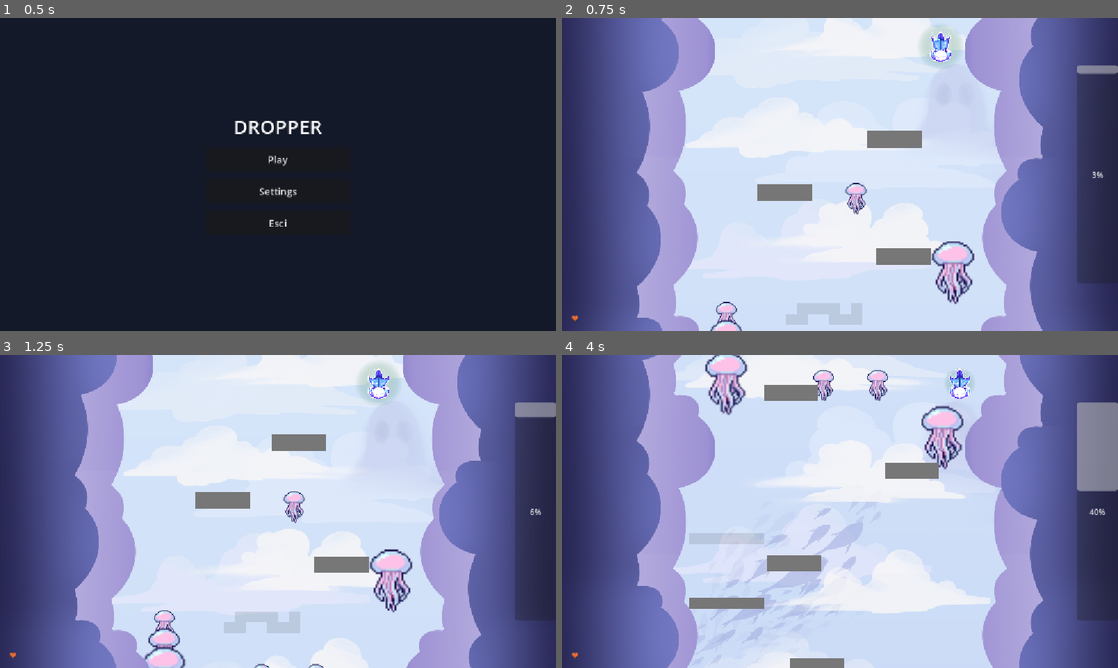
Above: before the commit, frames 1-4 (two rows, left to right).
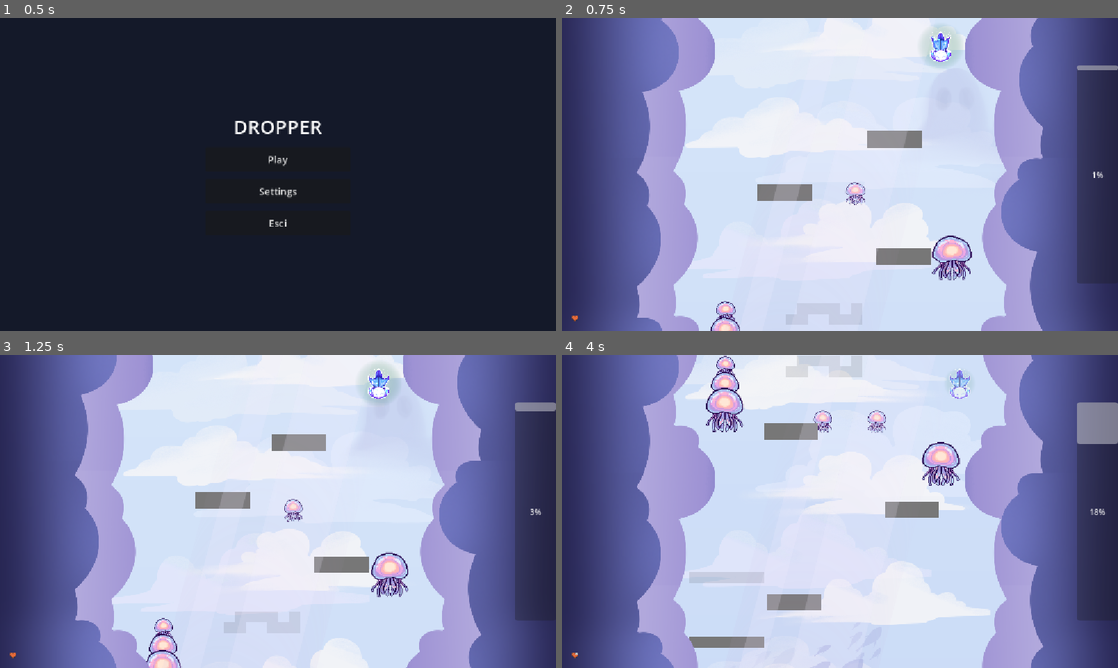
Above: after the commit, the same moments.

Repository: crissoll/Fail-Safe-Game-Jam
Game: Godot game, scene res://scenes/home_menu.tscn
Same seed, same stepped clock (60 frames per second), same inputs: the game is played once before the commit and once after it.
Inputs:
- Up to frame 1 (0.5 s): no input
- Up to frame 2 (0.75 s): click "Play" at 0.5 s
- Up to frame 3 (1.25 s): no input
- Up to frame 4 (4 s): tap Enter (reset_level) at 1.25 s; hold D (right) 1.28-2.03 s; tap Space (switch_dimension) every 0.75 s from 1.35 to 3.6 s; hold Up (slow_down) 2.03-2.78 s; hold D (right) from 2.78 s (still down)

Frame 1 is identical in both runs. In frame 2, 2.4% of the frame differs, in the area x 26-100%, y 15-100%; in frame 3, 2.9%; in frame 4, 25%, in the area x 2-100%, y 0-100%.

Commit message:
jellyfish & bg
- jellyfish spritesheet imported
-game manager NODE removed from the main scene due to issues (the script is still there and working)
-jellyfish oscillation
- jellyfish now make you bounce in the descend part and inflict damage in the ascension
- fish animations in the background added

Diff:
--- a/first-prototype----dropper-/scenes/background.tscn
+++ b/first-prototype----dropper-/scenes/background.tscn
@@ -16,7 +16,7 @@
 
 [sub_resource type="Animation" id="Animation_l5f8m"]
 resource_name = "FishSwim"
-length = 25.0
+length = 19.166666
 loop_mode = 1
 tracks/0/type = "value"
 tracks/0/imported = false
@@ -28,7 +28,7 @@
 "times": PackedFloat32Array(3.833333, 8.833333, 13.833333),
 "transitions": PackedFloat32Array(1, 1, 1),
 "update": 0,
-"values": [Vector2(-202, 416), Vector2(9, 242), Vector2(204, 106)]
+"values": [Vector2(-202, 1200), Vector2(9, 700), Vector2(204, 350)]
 }
 tracks/1/type = "value"
 tracks/1/imported = false
@@ -42,6 +42,42 @@
 "update": 0,
 "values": [Color(1, 1, 1, 0), Color(1, 1, 1, 0.7019608), Color(1, 1, 1, 0.69803923), Color(1, 1, 1, 0)]
 }
+tracks/2/type = "value"
+tracks/2/imported = false
+tracks/2/enabled = true
+tracks/2/path = NodePath("FishSchool2:modulate")
+tracks/2/interp = 1
+tracks/2/loop_wrap = true
+tracks/2/keys = {
+"times": PackedFloat32Array(10.299998, 12.833332, 16, 19.066668),
+"transitions": PackedFloat32Array(1, 1, 1, 1),
+"update": 0,
+"values": [Color(1, 1, 1, 0), Color(1, 1, 1, 0.7019608), Color(1, 1, 1, 0.69803923), Color(1, 1, 1, 0)]
+}
+tracks/3/type = "value"
+tracks/3/imported = false
+tracks/3/enabled = true
+tracks/3/path = NodePath("FishSchool2:position")
+tracks/3/interp = 1
+tracks/3/loop_wrap = true
+tracks/3/keys = {
+"times": PackedFloat32Array(10.166666, 12.233334, 12.833333, 14.833333, 16.666666, 18.4),
+"transitions": PackedFloat32Array(1, 1, 1, 1, 1, 1),
+"update": 0,
+"values": [Vector2(204, 1800), Vector2(98.597, 1900), Vector2(79.552, 1888.524), Vector2(13.862, 1800), Vector2(-96.192, 1870.983), Vector2(-202, 1900)]
+}
+tracks/4/type = "value"
+tracks/4/imported = false
+tracks/4/enabled = true
+tracks/4/path = NodePath("FishSchool2:rotation")
+tracks/4/interp = 1
+tracks/4/loop_wrap = true
+tracks/4/keys = {
+"times": PackedFloat32Array(10.2, 12.6, 14.733334, 18.4),
+"transitions": PackedFloat32Array(1, 1, 1, 1),
+"update": 0,
+"values": [-1.213003830136059, -0.6544984694978736, -0.5340707511102653, -0.825540736193318]
+}
 
 [sub_resource type="Animation" id="Animation_6vm3t"]
 length = 0.001
@@ -55,7 +91,7 @@
 "times": PackedFloat32Array(0),
 "transitions": PackedFloat32Array(1),
 "update": 0,
-"values": [Vector2(-202, 416)]
+"values": [Vector2(-202, 800)]
 }
 tracks/1/type = "value"
 tracks/1/imported = false
@@ -69,6 +105,30 @@
 "update": 0,
 "values": [Color(1, 1, 1, 0)]
 }
+tracks/2/type = "value"
+tracks/2/imported = false
+tracks/2/enabled = true
+tracks/2/path = NodePath("FishSchool2:position")
+tracks/2/interp = 1
+tracks/2/loop_wrap = true
+tracks/2/keys = {
+"times": PackedFloat32Array(0),
+"transitions": PackedFloat32Array(1),
+"update": 0,
+"values": [Vector2(-81.02666, 913.3333)]
+}
+tracks/3/type = "value"
+tracks/3/imported = false
+tracks/3/enabled = true
+tracks/3/path = NodePath("FishSchool2:rotation")
+tracks/3/interp = 1
+tracks/3/loop_wrap = true
+tracks/3/keys = {
+"times": PackedFloat32Array(0),
+"transitions": PackedFloat32Array(1),
+"update": 0,
+"values": [0.0]
+}
 
 [sub_resource type="AnimationLibrary" id="AnimationLibrary_8efq7"]
 _data = {
@@ -103,7 +163,6 @@
 texture = ExtResource("1_wisxt")
 
 [node name="Monster" type="ParallaxLayer" parent="ParallaxBackground3" unique_id=827258641]
-motion_scale = Vector2(1, 0)
 
 [node name="Sprite2D" type="Sprite2D" parent="ParallaxBackground3/Monster" unique_id=723888116]
 modulate = Color(1, 1, 1, 0.48235294)
@@ -112,17 +171,32 @@
 texture = ExtResource("2_1tmhi")
 
 [node name="FishLayer" type="ParallaxLayer" parent="ParallaxBackground3" unique_id=1347385805]
-motion_scale = Vector2(1, 0)
 
 [node name="FishSchool" type="Node2D" parent="ParallaxBackground3/FishLayer" unique_id=1241656484]
 modulate = Color(1, 1, 1, 0)
-position = Vector2(-202, 416)
+position = Vector2(-202, 800)
 
 [node name="Sprite2D" type="Sprite2D" parent="ParallaxBackground3/FishLayer/FishSchool" unique_id=1089289971]
 scale = Vector2(0.35, 0.35)
 texture = ExtResource("3_1tmhi")
 
-[node name="AnimationPlayer" type="AnimationPlayer" parent="ParallaxBackground3/FishLayer" unique_id=523029293]
+[node name="AnimationPlayer" type="AnimationPlayer" parent="ParallaxBackground3/FishLayer/FishSchool" unique_id=523029293]
+root_node = NodePath("../..")
+libraries/ = SubResource("AnimationLibrary_8efq7")
+autoplay = &"FishSwim"
+speed_scale = 1.87
+
+[node name="FishSchool2" type="Node2D" parent="ParallaxBackground3/FishLayer" unique_id=1699370712]
+modulate = Color(1, 1, 1, 0)
+position = Vector2(-81.02666, 913.3333)
+scale = Vector2(0.99999994, 0.99999994)
+
+[node name="Sprite2D" type="Sprite2D" parent="ParallaxBackground3/FishLayer/FishSchool2" unique_id=1945381140]
+scale = Vector2(-0.35, 0.35)
+texture = ExtResource("3_1tmhi")
+
+[node name="AnimationPlayer" type="AnimationPlayer" parent="ParallaxBackground3/FishLayer/FishSchool2" unique_id=1446293102]
+root_node = NodePath("../..")
 libraries/ = SubResource("AnimationLibrary_8efq7")
 autoplay = &"FishSwim"
 speed_scale = 1.87
@@ -159,7 +233,6 @@
 texture = ExtResource("5_8efq7")
 
 [node name="LightRay" type="ParallaxLayer" parent="ParallaxBackground" unique_id=2098930633]
-visible = false
 motion_scale = Vector2(1, 0)
 
 [node name="Sprite2D" type="Sprite2D" parent="ParallaxBackground/LightRay" unique_id=1462990843]
--- a/first-prototype----dropper-/scenes/game-objects/jellyfish.tscn
+++ b/first-prototype----dropper-/scenes/game-objects/jellyfish.tscn
@@ -1,22 +1,120 @@
 [gd_scene format=3 uid="uid://bfda0qeec7nmx"]
 
 [ext_resource type="Script" uid="uid://4s070rmivam7" path="res://scripts/classes/jellyfish.gd" id="1_7esg0"]
-[ext_resource type="Texture2D" uid="uid://d0nkhmiemt334" path="res://assets/Obstacles/jellyfish_neutral.png" id="2_jyieh"]
+[ext_resource type="Texture2D" uid="uid://dlusdtoy17q8t" path="res://assets/Obstacles/jellyfish_light_wobble_sheet.png" id="3_6gosj"]
 
 [sub_resource type="CapsuleShape2D" id="CapsuleShape2D_usvy1"]
+radius = 10.265
+
+[sub_resource type="CapsuleShape2D" id="CapsuleShape2D_nmvmi"]
+radius = 6.81
+height = 26.0
+
+[sub_resource type="AtlasTexture" id="AtlasTexture_buwln"]
+atlas = ExtResource("3_6gosj")
+region = Rect2(0, 0, 128, 128)
+
+[sub_resource type="AtlasTexture" id="AtlasTexture_c2y66"]
+atlas = ExtResource("3_6gosj")
+region = Rect2(128, 0, 128, 128)
+
+[sub_resource type="AtlasTexture" id="AtlasTexture_ye440"]
+atlas = ExtResource("3_6gosj")
+region = Rect2(256, 0, 128, 128)
+
+[sub_resource type="AtlasTexture" id="AtlasTexture_v3tm7"]
+atlas = ExtResource("3_6gosj")
+region = Rect2(384, 0, 128, 128)
+
+[sub_resource type="AtlasTexture" id="AtlasTexture_0ece2"]
+atlas = ExtResource("3_6gosj")
+region = Rect2(512, 0, 128, 128)
+
+[sub_resource type="AtlasTexture" id="AtlasTexture_icwti"]
+atlas = ExtResource("3_6gosj")
+region = Rect2(640, 0, 128, 128)
+
+[sub_resource type="AtlasTexture" id="AtlasTexture_pks6q"]
+atlas = ExtResource("3_6gosj")
+region = Rect2(768, 0, 128, 128)
+
+[sub_resource type="AtlasTexture" id="AtlasTexture_o0dun"]
+atlas = ExtResource("3_6gosj")
+region = Rect2(896, 0, 128, 128)
+
+[sub_resource type="AtlasTexture" id="AtlasTexture_4pigx"]
+atlas = ExtResource("3_6gosj")
+region = Rect2(1024, 0, 128, 128)
+
+[sub_resource type="AtlasTexture" id="AtlasTexture_yt4ya"]
+atlas = ExtResource("3_6gosj")
+region = Rect2(1152, 0, 128, 128)
+
+[sub_resource type="AtlasTexture" id="AtlasTexture_r7sgv"]
+atlas = ExtResource("3_6gosj")
+region = Rect2(1280, 0, 128, 128)
+
+[sub_resource type="SpriteFrames" id="SpriteFrames_usvy1"]
+animations = [{
+"frames": [{
+"duration": 1.0,
+"texture": SubResource("AtlasTexture_buwln")
+}, {
+"duration": 1.0,
+"texture": SubResource("AtlasTexture_c2y66")
+}, {
+"duration": 1.0,
+"texture": SubResource("AtlasTexture_ye440")
+}, {
+"duration": 1.0,
+"texture": SubResource("AtlasTexture_v3tm7")
+}, {
+"duration": 1.0,
+"texture": SubResource("AtlasTexture_0ece2")
+}, {
+"duration": 1.0,
+"texture": SubResource("AtlasTexture_icwti")
+}, {
+"duration": 1.0,
+"texture": SubResource("AtlasTexture_pks6q")
+}, {
+"duration": 1.0,
+"texture": SubResource("AtlasTexture_o0dun")
+}, {
+"duration": 1.0,
+"texture": SubResource("AtlasTexture_4pigx")
+}, {
+"duration": 1.0,
+"texture": SubResource("AtlasTexture_yt4ya")
+}, {
+"duration": 1.0,
+"texture": SubResource("AtlasTexture_r7sgv")
+}],
+"loop": 1,
+"name": &"default",
+"speed": 5.0
+}]
 
 [node name="Jellyfish" type="Area2D" unique_id=1595808726]
 collision_mask = 8
 script = ExtResource("1_7esg0")
 spirit_display_mode = 0
 
-[node name="CollisionShape2D" type="CollisionShape2D" parent="." unique_id=1734178472]
+[node name="CollisionShapeHead" type="CollisionShape2D" parent="." unique_id=1734178472]
+position = Vector2(-0.895, -5.45)
 rotation = 1.5707964
 shape = SubResource("CapsuleShape2D_usvy1")
 
-[node name="JellyfishNeutral" type="Sprite2D" parent="." unique_id=1638624266]
-position = Vector2(1.000001, 12.000001)
-scale = Vector2(1.2833333, 1.2833333)
-texture = ExtResource("2_jyieh")
+[node name="CollisionShapeTentacles" type="CollisionShape2D" parent="." unique_id=1653937033]
+position = Vector2(-2, 10)
+rotation = 1.5707964
+shape = SubResource("CapsuleShape2D_nmvmi")
+
+[node name="AnimatedSprite2D" type="AnimatedSprite2D" parent="." unique_id=589239672]
+scale = Vector2(0.54, 0.54)
+sprite_frames = SubResource("SpriteFrames_usvy1")
+autoplay = "default"
+frame_progress = 0.39680886
 
 [connection signal="body_entered" from="." to="." method="_on_body_entered"]
+[connection signal="body_shape_entered" from="." to="." method="_on_body_shape_entered"]
--- a/first-prototype----dropper-/scenes/levels/basic_level.tscn
+++ b/first-prototype----dropper-/scenes/levels/basic_level.tscn
@@ -9,7 +9,7 @@
 
 [node name="EmptyLevel" parent="." unique_id=2117120648 instance=ExtResource("3_56njm")]
 width = 372.615
-height = 1290.0
+height = 2500.0
 
 [node name="Obstacles" type="TileMapLayer" parent="EmptyLevel" unique_id=1679749912]
 tile_map_data = PackedByteArray("AAABAA8AAgAAAAAAAQD+/x8AAgAAAAAAAQD7/xsAAAAAAAAAAQD8/xsAAAAAAAAAAQD8/xoAAAAAAAAAAQD9/x …(1104 unchanged characters)…
@@ -71,6 +71,6 @@
 scale = Vector2(5.014598, 1.521738)
 
 [connection signal="body_entered" from="EmptyLevel/Obstacles/Jellyfish" to="EmptyLevel/Obstacles/Jellyfish" method="_on_body_entered"]
-[connection signal="body_entered" from="EmptyLevel/Obstacles/@Area2D@21927" to="EmptyLevel/Obstacles/@Area2D@21927" method="_on_body_entered"]
-[connection signal="body_entered" from="EmptyLevel/Obstacles/@Area2D@21993" to="EmptyLevel/Obstacles/@Area2D@21993" method="_on_body_entered"]
-[connection signal="body_entered" from="EmptyLevel/Obstacles/@Area2D@21994" to="EmptyLevel/Obstacles/@Area2D@21994" method="_on_body_entered"]
+[connection signal="body_entered" from="EmptyLevel/Obstacles/@Area2D@112191" to="EmptyLevel/Obstacles/@Area2D@112191" method="_on_body_entered"]
+[connection signal="body_entered" from="EmptyLevel/Obstacles/@Area2D@112257" to="EmptyLevel/Obstacles/@Area2D@112257" method="_on_body_entered"]
+[connection signal="body_entered" from="EmptyLevel/Obstacles/@Area2D@112258" to="EmptyLevel/Obstacles/@Area2D@112258" method="_on_body_entered"]
--- a/first-prototype----dropper-/scenes/main.tscn
+++ b/first-prototype----dropper-/scenes/main.tscn
@@ -1,6 +1,5 @@
 [gd_scene format=3 uid="uid://cxcjo8nolsj38"]
 
-[ext_resource type="Script" uid="uid://dvu8e3616qcd1" path="res://scripts/autoloads/game_manager.gd" id="1_o6xl0"]
 [ext_resource type="PackedScene" uid="uid://r7k1qw2pa4l7" path="res://scenes/player.tscn" id="2_tipki"]
 [ext_resource type="PackedScene" uid="uid://bof75kl6wli8e" path="res://scenes/game-objects/pause_menu.tscn" id="3_85g3d"]
 [ext_resource type="PackedScene" uid="uid://f80vs5rbluqx" path="res://scenes/levels/basic_level.tscn" id="4_jyhfs"]
@@ -10,10 +9,6 @@
 font_size = 32
 
 [node name="Main" type="Node2D" unique_id=1478944514]
-
-[node name="GameManager" type="Node2D" parent="." unique_id=326495801 node_paths=PackedStringArray("player")]
-script = ExtResource("1_o6xl0")
-player = NodePath("../player")
 
 [node name="player" parent="." unique_id=440862904 node_paths=PackedStringArray("health_label") instance=ExtResource("2_tipki")]
 position = Vector2(149, 33)
--- a/first-prototype----dropper-/scripts/autoloads/game_manager.gd
+++ b/first-prototype----dropper-/scripts/autoloads/game_manager.gd
@@ -2,6 +2,16 @@
 
 var player : Player
 var end_pos : Vector2
+var ascension : bool
 
 func set_player(player_set : Player):
 	player = player_set
+
+func set_end_pos(end_pos_set : Vector2):
+	end_pos = end_pos_set
+
+func set_ascension(ascension_set : bool):
+	ascension = ascension_set
+
+func _physics_process(delta: float) -> void:
+	print(ascension)
--- a/first-prototype----dropper-/scripts/classes/jellyfish.gd
+++ b/first-prototype----dropper-/scripts/classes/jellyfish.gd
@@ -3,6 +3,14 @@
 class_name JellyFish
 
 @export var bounce_velocity: int = 90
+@export var amplitude_oscillation : float = 20
+@export var velocity_oscillation : float = 2
+
+@onready var collision_shape_head: CollisionShape2D = $CollisionShapeHead
+@onready var collision_shape_tentacles: CollisionShape2D = $CollisionShapeTentacles
+
+var elapsed_time: float = 0.0
+var y_initial: float = 0.0
 
 
 func fade() -> void:
@@ -17,22 +25,50 @@
 	super()
 	add_to_group("Jellyfish")
 
+	y_initial = position.y
+
 
 func reset() -> void:
 	visible = true
 	set_deferred("monitoring", true)
 
 
-func _on_body_entered(body: Node2D) -> void:
+func _physics_process(delta: float) -> void:
+	elapsed_time += delta
+	position.y = y_initial + (sin(elapsed_time * velocity_oscillation) * amplitude_oscillation)
+
+#func _on_body_entered(body: Node2D) -> void:
+	#if body is Player:
+		## Blocca il freno fino a quando il giocatore
+		## non comincia a cadere.
+		#body.lock_brake_until_falling()
+#
+		## Applica il rimbalzo.
+		#body.apply_vertical_impulse(bounce_velocity)
+#
+		## Nasconde la medusa e disattiva temporaneamente
+		## il rilevamento dei contatti.
+		#visible = false
+		#set_deferred("monitoring", false)
+
+
+func _on_body_shape_entered(body_rid: RID, body: Node2D, body_shape_index: int, local_shape_index: int) -> void:
 	if body is Player:
-		# Blocca il freno fino a quando il giocatore
-		# non comincia a cadere.
-		body.lock_brake_until_falling()
+		var shape_owner_id = shape_find_owner(local_shape_index)
+		var shape_colpita = shape_owner_get_owner(shape_owner_id)
 
-		# Applica il rimbalzo.
-		body.apply_vertical_impulse(bounce_velocity)
+		if shape_colpita == collision_shape_head and !GameManager.ascension:
+			print("colpita la testa")
+			body.lock_brake_until_falling()
 
-		# Nasconde la medusa e disattiva temporaneamente
-		# il rilevamento dei contatti.
-		visible = false
-		set_deferred("monitoring", false)
+			# Applica il rimbalzo.
+			body.apply_vertical_impulse(bounce_velocity)
+
+			# Nasconde la medusa e disattiva temporaneamente
+			# il rilevamento dei contatti.
+			visible = false
+			set_deferred("monitoring", false)
+
+		elif shape_colpita == collision_shape_tentacles and GameManager.ascension:
+			print("colpiti i tentacoli")
+			GameManager.player.health_comp.apply_damage(damage)
--- a/first-prototype----dropper-/scripts/classes/level_boundaries.gd
+++ b/first-prototype----dropper-/scripts/classes/level_boundaries.gd
@@ -21,7 +21,8 @@
 @export var height := 4000.0:
 	set(value):
 		height = value
-		GameManager.end_pos.y = height
+		if not Engine.is_editor_hint():
+			GameManager.set_end_pos(Vector2(0,height))
 		if(flip_player_area == null):
 			if Engine.is_editor_hint():
 				return
--- a/first-prototype----dropper-/scripts/classes/player/player.gd
+++ b/first-prototype----dropper-/scripts/classes/player/player.gd
@@ -36,6 +36,7 @@
 
 func _ready() -> void:
 	GameManager.set_player(self)
+	GameManager.set_ascension(false)
 	reversed_camera_pos = camera.position
 	reversed_camera_pos.y *= -1
 
@@ -160,10 +161,12 @@
 	upside_down = true
 	velocity = Vector2.ZERO
 	reverse_camera = true
+	GameManager.set_ascension(true)
 	flipped.emit()
 
 
 func reset() -> void:
+	GameManager.set_ascension(false)
 	global_position = spawn_pos
 	velocity = Vector2.ZERO
 
Binary file added: first-prototype----dropper-/assets/Obstacles/jellyfish_light_wobble_sheet.png
Not shown, added: first-prototype----dropper-/assets/Obstacles/jellyfish_light_wobble_sheet.png.import
